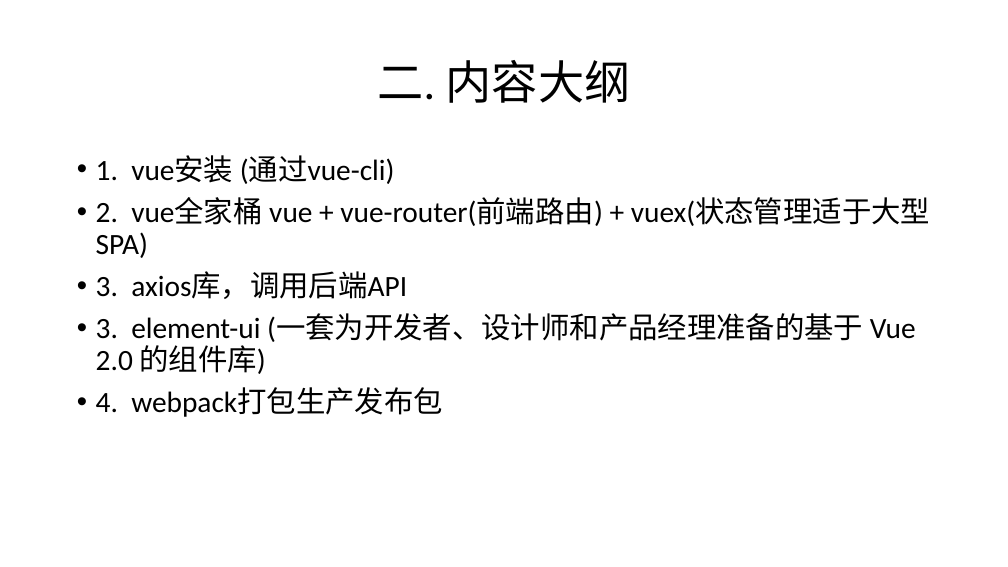
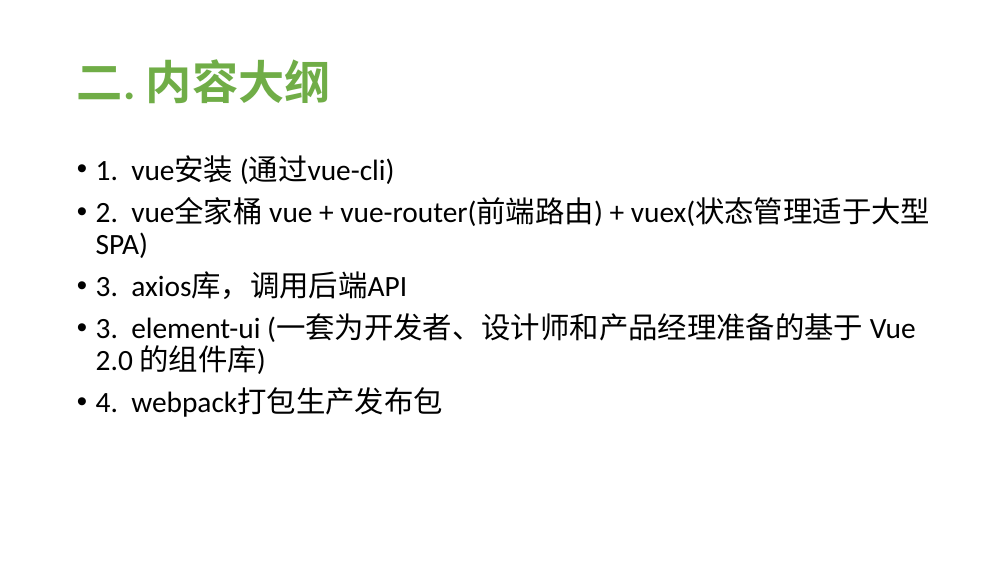
Before and after one commit to jackccc/demo_project, a slide deck: slide 3 of VUE分享.pptx. Drawn at 1008x567 pixels with LibreOffice and Linux fonts; fonts in the diff are those of the drawing. Boxes give left, top, right and bottom in pixels: in the first picture for what was removed or moved away, otherwise in the second. Text is boxed around its words. In the diff, an @@ line names an element or a change of style, - is before the commit and + after.

```diff
--- a/VUE分享.pptx
+++ b/VUE分享.pptx
@@ title "二. 内容大纲" at (77,59,331,104): text colour #000000 to #70AD47, bold on; alignment centre to left @@
```
Also in this commit, not shown: 2 other slides changed.
